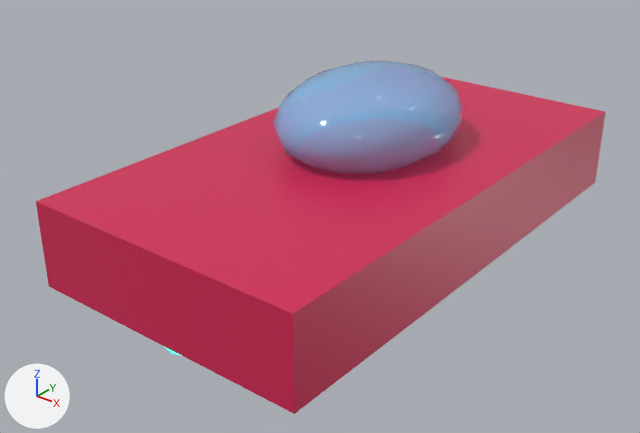
An edit to the glTF model scripts/tests/fixtures/models/hover-car.glb, drawn before and after from the same camera.
One viewpoint serves both versions: a 50 mm lens placed at (1.99, -2.71, 1.75), pointed at (-0.03, -0.19, 0.18). Every picture has the same lights, and +X, +Y and +Z are marked at lower left. The older version comes first. Objects named as collision shapes, trigger or cutter boxes, shadow casters or lower levels of detail are left out. Where no turn or scale is listed for an object, it has been applied to the vertices.

Script lines for the objects in view, before the commit:
```python
me_canopy = bpy.data.meshes.new('canopy')
me_canopy.from_pydata(...)  # a UV sphere (16 segments, 8 rings, poles along z) spanning x -0.35..0.35, y -0.45..0.45, z -0.2..0.2
me_canopy.materials.append(mat_glass)  # blue #88ccff
me_hull = bpy.data.meshes.new('hull')
me_hull.from_pydata(...)  # a box spanning x -0.6..0.6, y -1.1..1.1, z -0.17..0.17
me_hull.materials.append(mat_paint)  # picture img_hover_car_paint
ob_canopy = bpy.data.objects.new('canopy', me_canopy)
ob_canopy.location = (0.0, 0.1, 0.54)
ob_hull = bpy.data.objects.new('hull', me_hull)
ob_hull.location = (0.0, 0.0, 0.24)
```
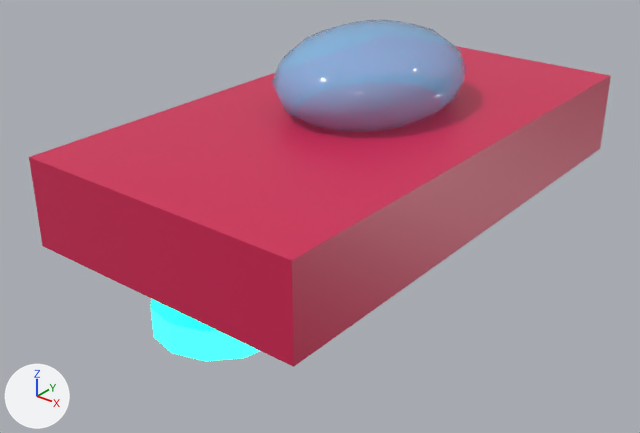
Location of each change, (x1, y1, x2, y2) in pixels of the pictures (640 x 433 px):
'hull', moved: before (36, 77, 605, 414); after (29, 46, 611, 367)
'canopy', moved: before (273, 61, 463, 174); after (272, 20, 466, 132)
'fan', unchanged, uncovered by the edit: before (165, 347, 182, 356); after (151, 298, 260, 361)

Edits to the bpy script that builds the scene:
```text
Change ob_hull:
    ob_hull.location: (0.0, 0.0, 0.24) -> (0.0, 0.0, 0.41)
Change ob_canopy:
    ob_canopy.location: (0.0, 0.1, 0.54) -> (0.0, 0.1, 0.71)
```
